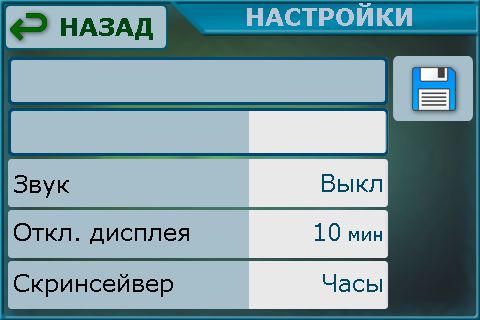
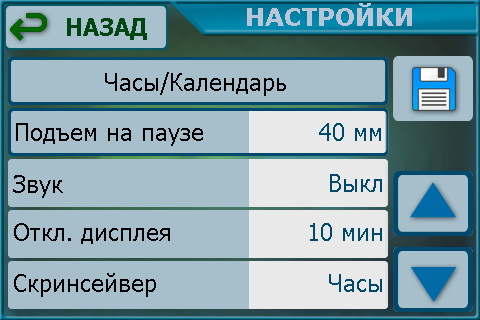
Layered file, before and after one edit (480 × 320). Changes by layer:
painted on "Часы" over left=323, top=274, right=379, bottom=292
painted on "Скринсейвер" over left=14, top=273, right=173, bottom=297
removed layer "мин" over left=349, top=231, right=380, bottom=241
renamed "10" to "10 мин", painted on it over left=310, top=223, right=382, bottom=241
painted on "Откл. дисплея" over left=19, top=223, right=189, bottom=244
painted on "Выкл" over left=322, top=174, right=376, bottom=192
painted on "Звук" over left=13, top=175, right=69, bottom=198
renamed "40" to "40 мм", showed it, painted on it over left=319, top=123, right=381, bottom=141
showed "Подъем на паузе", painted on it over left=16, top=123, right=203, bottom=146
showed "Часы/Календарь", painted on it over left=105, top=72, right=286, bottom=96
showed "Up Arrow" over left=410, top=182, right=456, bottom=218
showed "Up Frame1" over left=398, top=175, right=468, bottom=232
showed "Up Frame" over left=393, top=171, right=473, bottom=236
showed "Up" over left=393, top=171, right=473, bottom=236
showed "Down Arrow" over left=410, top=267, right=457, bottom=302
showed "Down Frame1" over left=398, top=251, right=468, bottom=308
showed "Down Frame" over left=393, top=247, right=473, bottom=312
showed "Down" over left=393, top=247, right=473, bottom=312
painted on "НАЗАД" over left=61, top=18, right=153, bottom=40
